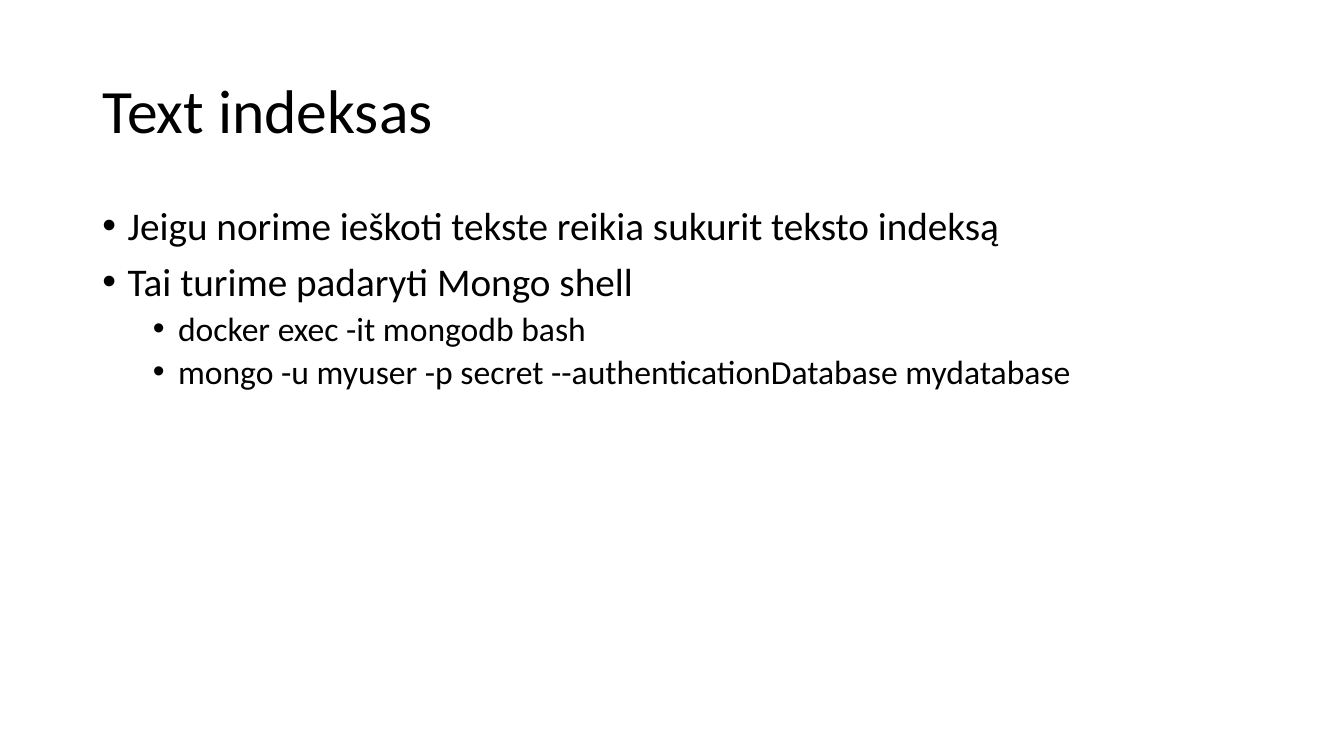
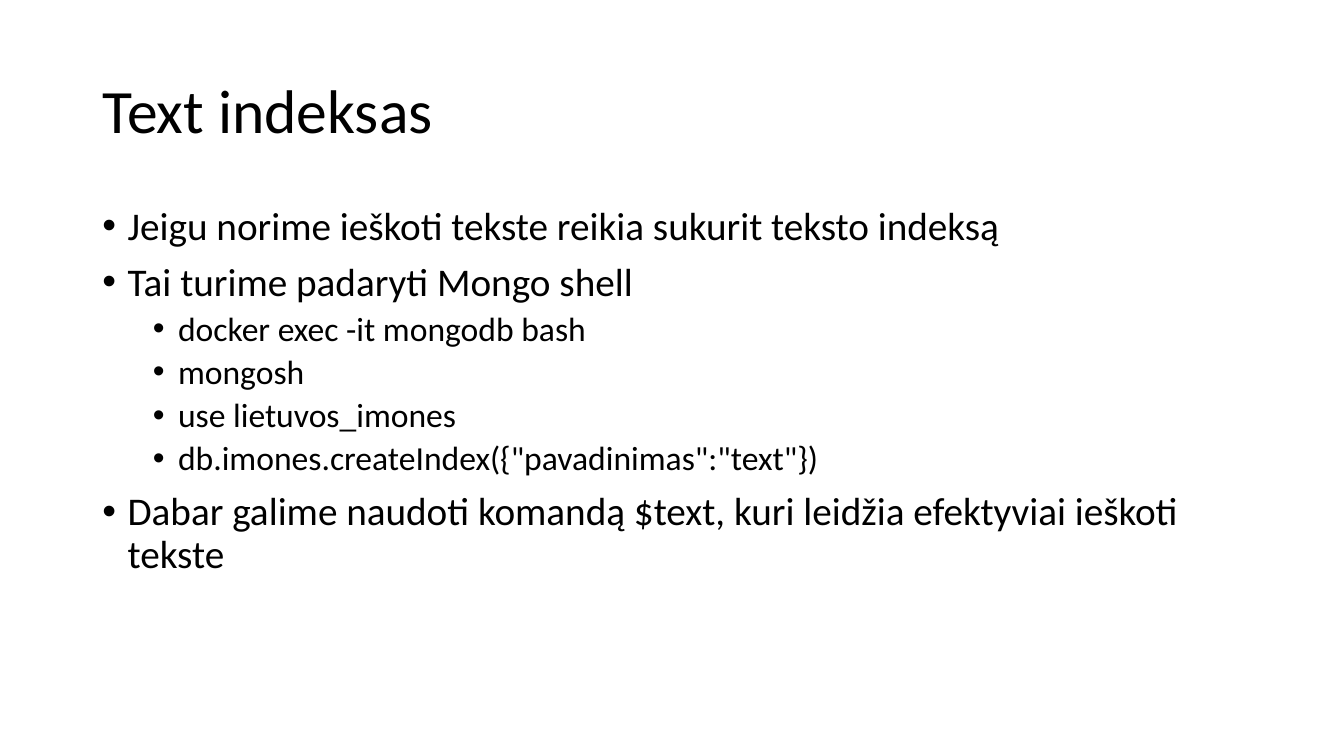
Before and after one commit to modsldn/darbas_su_duomenimis, a slide deck: slide 18 of skaidres/darbas_su_duomenimis_13.pptx (slide 13 before the commit). Drawn at 1344x756 pixels with LibreOffice and Linux fonts; fonts in the diff are those of the drawing. Boxes give left, top, right and bottom in pixels: in the first picture for what was removed or moved away, otherwise in the second. Text is boxed around its words. In the diff, an @@ line names an element or a change of style, - is before the commit and + after.

Commit message:
mongodb skaidriu update

```diff
--- a/skaidres/darbas_su_duomenimis_13.pptx
+++ b/skaidres/darbas_su_duomenimis_13.pptx
@@ text at (x1=128, y1=360, x2=1178, y2=569): text changed @@
-  • mongo -u myuser -p secret --authenticationDatabase mydatabase
+  • mongosh
+  • use lietuvos_imones
+  • db.imones.createIndex({"pavadinimas":"text"})
+• Dabar galime naudoti komandą $text, kuri leidžia efektyviai ieškoti tekste
```
Also in this commit, not shown: 2 other slides changed, 13 slides added, 3 slides removed, 3 other files.
